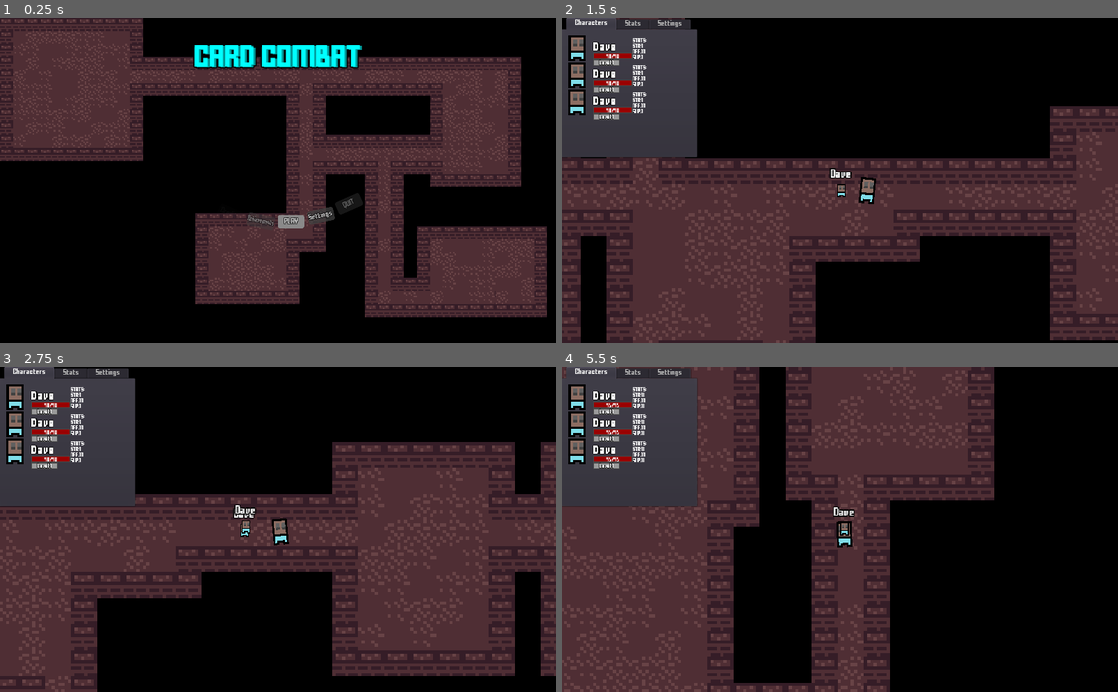
Above: before the commit, frames 1-4 (two rows, left to right).
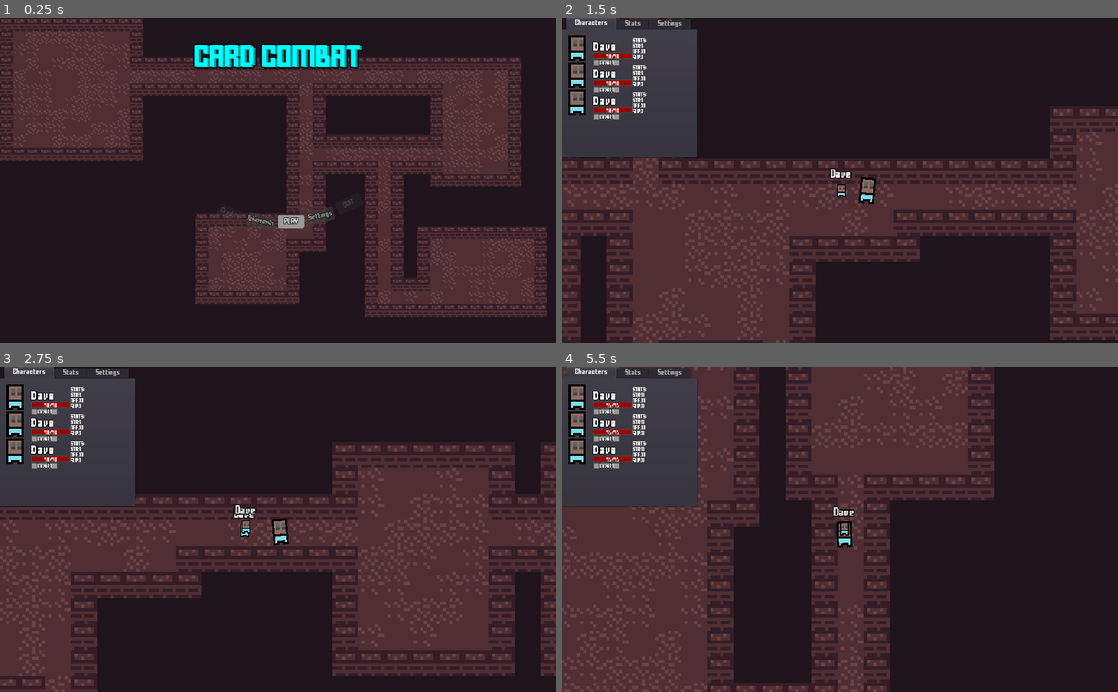
Above: after the commit, the same moments.

Repository: RogerRandomDev/card_combat
Game: Godot game, scene res://Assets/Scenes/Menu/MENU.tscn
The game is run twice, just before and just after one commit, with the same random seed, the same clock (stepped at 60 frames per second) and the same inputs. The engine's default icon, where the game draws it, is replaced by a stand-in: a white triangle on a blue panel in a dark square.
Inputs (mouse positions are in pixels of both pictures, inside the frame that each line leads up to):
- Up to frame 1 (0.25 s): no input
- Up to frame 2 (1.5 s): click "PLAY" at 0.5 s; tap Enter (enter) at 1.25 s; move the mouse to (962, 164) at 1.27 s; press the mouse at (962, 164) at 1.28 s; hold D (right) from 1.28 s (still down)
- Up to frame 3 (2.75 s): move the mouse to (166, 545) at 2.02 s; release D (right) at 2.03 s; release the mouse at (166, 545) at 2.03 s; hold S (down) from 2.03 s (still down); right-click (166, 545) at 2.1 s
- Up to frame 4 (5.5 s): move the mouse to (895, 458) at 2.77 s; release S (down) at 2.78 s; hold D (right) 2.78-3.53 s; tap Enter (enter) at 2.85 s; move the mouse to (812, 594) at 3.52 s; hold W (up) 3.53-4.25 s; tap L at 3.6 s; click (812, 594) at 3.67 s; click "PLAY" at 4.25 s; move the mouse to (1006, 578) at 5.02 s; press the mouse at (1006, 578) at 5.03 s; hold A (left) from 5.03 s (still down)

The runs differ from the first frame. In frame 1, 54% of the frame differs, in the area x 0-100%, y 0-100%; in frame 2, 45%; in frame 3, 42%; in frame 4, 43%.

Commit message:
a

Diff:
--- a/turn-card-combat/Assets/Scenes/Menu/MENU.gd
+++ b/turn-card-combat/Assets/Scenes/Menu/MENU.gd
@@ -22,7 +22,7 @@
 		abs(
 			$title_body/holder/spinner.rect_rotation+
 # warning-ignore:integer_division
-			(child.get_position_in_parent()*(60/$title_body/holder/spinner.get_child_count()))-25)/30)
+			(child.get_position_in_parent()*(60/$title_body/holder/spinner.get_child_count()))-30)/30)
 # warning-ignore:unused_argument
 func _input(event):
 	if $Tween.is_active():return
--- a/turn-card-combat/Assets/Scenes/Menu/MENU.tscn
+++ b/turn-card-combat/Assets/Scenes/Menu/MENU.tscn
@@ -394,7 +394,7 @@
 margin_right = 960.0
 margin_bottom = 536.0
 custom_constants/vseparation = 72
-custom_constants/hseparation = 88
+custom_constants/hseparation = 96
 columns = 15
 __meta__ = {
 "_edit_use_anchors_": false
--- a/turn-card-combat/Assets/Scenes/Menu/achievement.tscn
+++ b/turn-card-combat/Assets/Scenes/Menu/achievement.tscn
@@ -1,7 +1,8 @@
-[gd_scene load_steps=4 format=2]
+[gd_scene load_steps=5 format=2]
 
 [ext_resource path="res://Assets/Fonts/FFFFORWA.TTF" type="DynamicFontData" id=1]
 [ext_resource path="res://Assets/Scenes/Menu/achievement.gd" type="Script" id=2]
+[ext_resource path="res://Assets/Textures/card_base.png" type="Texture" id=3]
 
 [sub_resource type="DynamicFont" id=1]
 size = 8
@@ -18,15 +19,29 @@
 }
 
 [node name="TextureRect" type="TextureRect" parent="."]
-margin_right = 64.0
-margin_bottom = 64.0
+margin_left = 8.0
+margin_top = 8.0
+margin_right = 56.0
+margin_bottom = 56.0
 expand = true
 
 [node name="Label" type="Label" parent="."]
-margin_top = 64.0
+margin_top = 56.0
 margin_right = 64.0
-margin_bottom = 88.0
+margin_bottom = 80.0
 custom_fonts/font = SubResource( 1 )
 align = 1
-valign = 1
 autowrap = true
+__meta__ = {
+"_edit_use_anchors_": false
+}
+
+[node name="ColorRect" type="TextureRect" parent="."]
+modulate = Color( 0.772549, 0.654902, 0.403922, 1 )
+show_behind_parent = true
+margin_left = -4.0
+margin_top = -8.0
+margin_right = 68.0
+margin_bottom = 88.0
+texture = ExtResource( 3 )
+expand = true
--- a/turn-card-combat/project.godot
+++ b/turn-card-combat/project.godot
@@ -95,5 +95,5 @@
 
 [rendering]
 
-environment/default_clear_color=Color( 0, 0, 0, 1 )
+environment/default_clear_color=Color( 0.12549, 0.0823529, 0.113725, 1 )
 environment/default_environment="res://default_env.tres"
Not shown, changed: turn-card-combat/Data/achievements.dat
